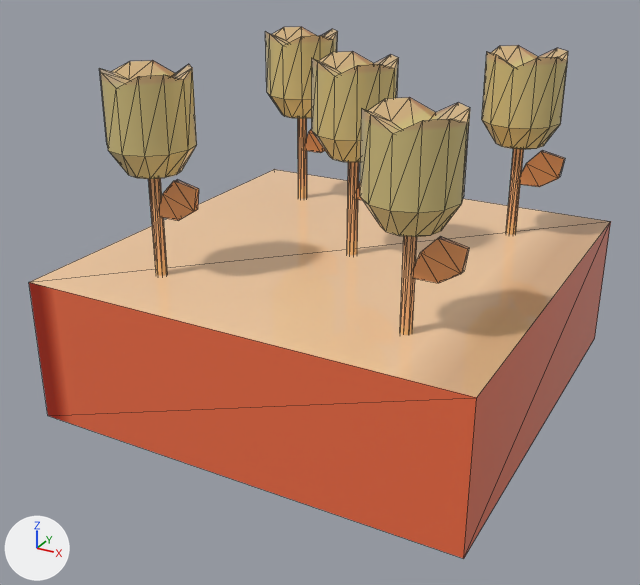
The FBX model Assets/Art/Model/Prop/tulip.fbx, before and after one commit.
Rendered twice from a 50 mm lens placed at (0.883, -1.728, 1.07), pointed at (-0.024, -0.079, 0.246). Arrows for +X, +Y and +Z are at lower left; the lights stay in place. The picture after the commit comes second. Mesh edges are drawn as thin lines. Where no turn or scale is listed for an object, it has been applied to the vertices.

Names of what the first picture shows: 'tulip'.
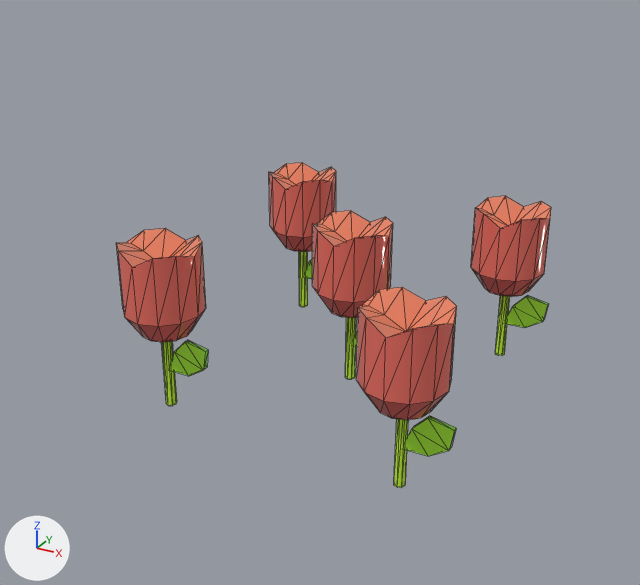
Boxes (x1, y1, x2, y2) around the edits, measured in the pictures (640 x 585 px; the box of a moved part takes in the faces that stretch with it):
'tulip', reshaped (25% narrower, 39% shorter): before (29, 27, 611, 559); after (116, 163, 551, 488)
part 1 of me_mesh, added (green): after (345, 317, 356, 379)
part 2 of me_mesh, moved or reshaped (mostly hidden): before (356, 183, 362, 200); after (354, 333, 357, 347)
part 3 of me_mesh, moved or reshaped: before (312, 51, 399, 162); after (312, 211, 393, 318)
part 4 of me_mesh, added (green): after (394, 419, 408, 488)
part 5 of me_mesh, moved or reshaped: before (413, 236, 469, 283); after (405, 416, 456, 456)
part 6 of me_mesh, moved or reshaped: before (360, 97, 470, 237); after (356, 287, 457, 420)
part 7 of me_mesh, added (green): after (495, 296, 510, 356)
part 8 of me_mesh, moved or reshaped: before (519, 150, 565, 187); after (506, 295, 548, 328)
part 9 of me_mesh, moved or reshaped: before (482, 45, 568, 149); after (471, 196, 551, 297)
part 10 of me_mesh, added (green): after (161, 341, 177, 406)
part 11 of me_mesh, moved or reshaped: before (159, 180, 199, 220); after (171, 340, 208, 376)
part 12 of me_mesh, moved or reshaped: before (99, 60, 197, 179); after (116, 228, 206, 342)
part 13 of me_mesh, added (green): after (299, 251, 308, 307)
part 14 of me_mesh, moved or reshaped: before (305, 129, 325, 153); after (306, 259, 312, 279)
part 15 of me_mesh, moved or reshaped: before (265, 27, 338, 118); after (269, 163, 336, 252)
part 16 of me_mesh, deleted (brown): before (29, 118, 611, 559)

What changed in the scene script:
```text
Change me_mesh:
    used by ob_tulip; location = (0.0, 0.0, 0.0)
    remove me_mesh.from_pydata(...)  # 353 vertices, 640 faces; spans x -0.5..0.5, y -0.5..0.5, z 0.0..0.771
    add me_mesh.from_pydata(...)  # 345 vertices, 630 faces; spans x -0.379..0.413, y -0.426..0.392, z -0.014..0.402
    me_mesh part 1: a new loose piece, an 8-sided cylinder along z spanning x 0.013..0.038, y -0.027..-0.001, z 0.005..0.237, in mat_material__51 (picture img_color_pallet_png)
    me_mesh part 2: the loose piece of 12 vertices spanning x 0.029..0.135, y -0.021..-0.007, z 0.464..0.549 is moved by (0.0, 0.0, -0.369)
    me_mesh part 3: the loose piece of 41 vertices spanning x -0.067..0.117, y -0.106..0.078, z 0.561..0.771 is moved by (0.0, 0.0, -0.369)
    me_mesh part 4: a new loose piece, an 8-sided cylinder along z spanning x 0.289..0.314, y -0.347..-0.321, z -0.014..0.218, in mat_material__51 (picture img_color_pallet_png)
    me_mesh part 5: the loose piece of 12 vertices spanning x 0.305..0.411, y -0.341..-0.327, z 0.445..0.53 is moved by (0.0, 0.0, -0.369)
    me_mesh part 6: the loose piece of 41 vertices spanning x 0.209..0.394, y -0.426..-0.242, z 0.542..0.752 is moved by (0.0, 0.0, -0.369)
    me_mesh part 7: a new loose piece, an 8-sided cylinder along z spanning x 0.291..0.317, y 0.282..0.308, z -0.002..0.23, in mat_material__51 (picture img_color_pallet_png)
    me_mesh part 8: the loose piece of 12 vertices spanning x 0.307..0.413, y 0.288..0.302, z 0.457..0.542 is moved by (0.0, 0.0, -0.369)
    me_mesh part 9: the loose piece of 41 vertices spanning x 0.212..0.396, y 0.203..0.387, z 0.554..0.764 is moved by (0.0, 0.0, -0.369)
    me_mesh part 10: a new loose piece, an 8-sided cylinder along z spanning x -0.295..-0.269, y -0.338..-0.312, z 0.005..0.237, in mat_material__51 (picture img_color_pallet_png)
    me_mesh part 11: the loose piece of 12 vertices spanning x -0.278..-0.173, y -0.332..-0.318, z 0.464..0.549 is moved by (0.0, 0.0, -0.369)
    me_mesh part 12: the loose piece of 41 vertices spanning x -0.374..-0.19, y -0.417..-0.233, z 0.561..0.771 is moved by (0.0, 0.0, -0.369)
    me_mesh part 13: a new loose piece, an 8-sided cylinder along z spanning x -0.299..-0.274, y 0.288..0.313, z 0.005..0.237, in mat_material__51 (picture img_color_pallet_png)
    me_mesh part 14: the loose piece of 12 vertices spanning x -0.283..-0.177, y 0.293..0.307, z 0.464..0.549 is moved by (0.0, 0.0, -0.369)
    me_mesh part 15: the loose piece of 41 vertices spanning x -0.379..-0.194, y 0.208..0.392, z 0.561..0.771 is moved by (0.0, 0.0, -0.369)
    me_mesh part 16: 6 loose pieces with 88 vertices, spanning x -0.5..0.5, y -0.5..0.5, z 0.0..0.606, are deleted
```
